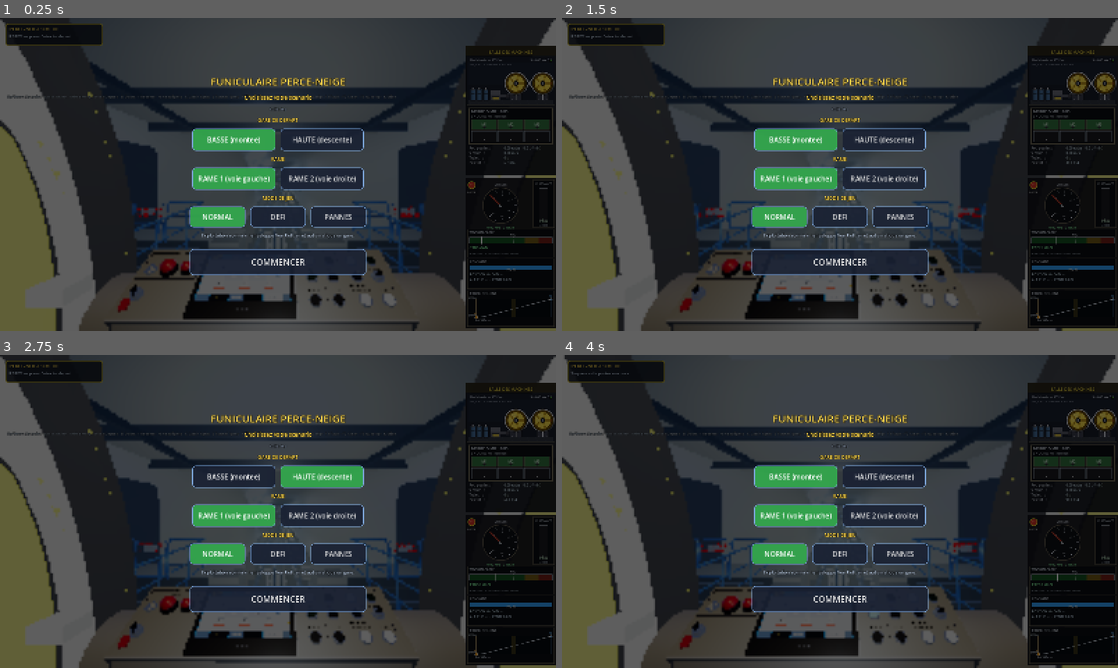
Above: before the commit, frames 1-4 (two rows, left to right).
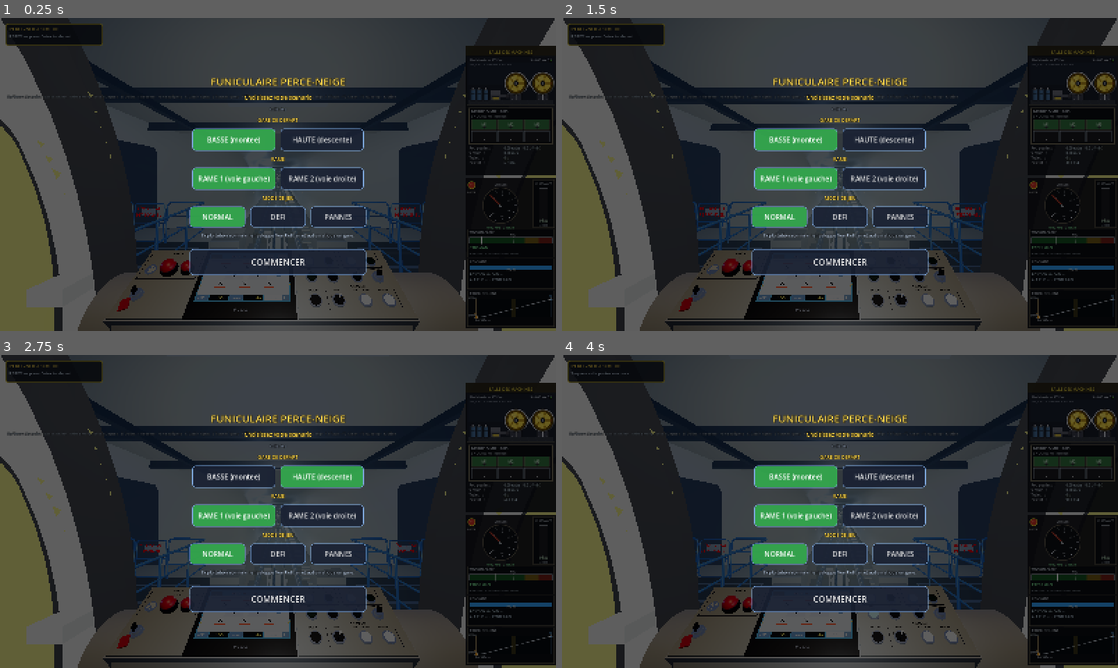
Above: after the commit, the same moments.

Repository: ARP273-ROSE/perce-neige-sim
Game: Godot game, scene res://scenes/main.tscn
Two runs of this game, one before a commit and one after it. Both use one fixed random seed, a clock stepped at 60 frames per second and the inputs below. Sound files missing from this copy of the repository are replaced by a short silence.
Inputs (mouse positions are in pixels of both pictures, inside the frame that each line leads up to):
- Up to frame 1 (0.25 s): no input
- Up to frame 2 (1.5 s): click "NORMAL" at 0.5 s; click "NORMAL" at 1.25 s
- Up to frame 3 (2.75 s): click "BASSE (montee)" at 2 s
- Up to frame 4 (4 s): tap Enter (ready_depart) at 2.75 s; move the mouse to (962, 495) at 2.77 s; hold D 2.78-3.5 s; hold Shift (emergency) 2.78-3.5 s; click (962, 495) at 2.92 s; click "HAUTE (descente)" at 3.5 s

The runs differ from the first frame. In frame 1, 2.5% of the frame differs, in the area x 0-100%, y 0-100%; in frame 2, 2.7%; in frame 3, 2.7%; in frame 4, 2.7%.

Commit message:
v1.18.6 : qualité 3D — effets puis 30 i/s avant toute baisse de résolution, rendu jamais sous 85 % sur PC (FSR 2), cran écrit dans le journal
- PerfManager : nouvel ordre des crans sur PC (SDFGI, brouillard/SSR, MSAA, halo, 30 i/s, puis 85 % en dernier) ;
  PWA inchangée (réglages mesurés sur iPad) ; FSR 2 en Forward+, FSR 1 en Mobile, bilinéaire en OpenGL
- relais {"perf", "perf_max", "perf_txt"} vers le PC → journal de bord « Vue 3D : réglages graphiques n/6 — … »
- manuel FR/EN, README, CHANGELOG ; tests PC 106 ; banc skieur

Diff:
--- a/godot_project/scripts/perf_manager.gd
+++ b/godot_project/scripts/perf_manager.gd
@@ -14,14 +14,21 @@
 ##    quand le pilote le donne. Saccades → on retire un effet ; marge
 ##    durable → on en remet un, sans retenter de sitôt un cran qui a échoué.
 ##
-## Crans (chacun = un état complet, on peut monter et descendre) :
-##   0 tout : SDFGI, brouillard volumétrique, SSR, MSAA (×4), rendu 100 %
+## Crans (chacun = un état complet, on peut monter et descendre).
+## PC (08/10/2026, ARP273-ROSE : « sur le PC du père c'est super pixélisé, on ne
+## peut pas lire les noms des boutons ni les chiffres de l'écran du
+## cockpit ») : la RÉSOLUTION du rendu est le tout dernier recours, et
+## jamais sous 85 % — avant elle, on coupe les effets puis on verrouille la
+## cadence à 30 i/s, lisible :
+##   0 tout : SDFGI, brouillard volumétrique, SSR, MSAA (×4), halo, rendu 100 %
 ##   1 sans SDFGI (éclairage indirect)
 ##   2 + sans brouillard volumétrique ni SSR
-##   3 + sans MSAA, rendu 3D à 85 %
-##   4 rendu à 70 %
-##   5 rendu à 60 %, sans halo (glow)
-##   6 cadence verrouillée à 30 i/s (régulière plutôt que 40-55 en dents de scie)
+##   3 + sans MSAA
+##   4 + sans halo (glow)
+##   5 + cadence verrouillée à 30 i/s (régulière plutôt que 40-55 en dents de scie)
+##   6 + rendu 3D à 85 % (FSR 2 en Forward+, FSR 1 en Mobile, bilinéaire en OpenGL)
+## PWA (réglage mesuré sur iPad, v1.15.37, inchangé) :
+##   3 sans MSAA, rendu 85 % · 4 rendu 70 % · 5 rendu 60 %, sans halo · 6 30 i/s
 ## Le rendu OpenGL (PWA, PC sans Vulkan) n'a ni SDFGI, ni brouillard
 ## volumétrique, ni SSR : il démarre au moins au cran 2.
 ##
@@ -199,19 +206,23 @@
 		_env.volumetric_fog_enabled = cran <= 1
 		_env.ssr_enabled = cran <= 1
 	if _env != null:
-		_env.glow_enabled = cran <= 4
+		_env.glow_enabled = cran <= (4 if _web else 3)
 	cran_courant = cran
 	_appliquer_ips()
 	var vp: Viewport = main.get_viewport() if main != null else null
 	if vp != null:
 		if not _web:
 			vp.msaa_3d = _msaa_origine if cran <= 2 else Viewport.MSAA_DISABLED
-		var echelle: float = [1.0, 1.0, 1.0, 0.85, 0.7, 0.6, 0.6][cran]
-		if _web:
-			echelle = minf(echelle, 0.6)    # réglage mesuré sur iPad (v1.15.37)
+		var echelle: float = _echelle(cran)
 		if echelle < 0.999:
-			vp.scaling_3d_mode = Viewport.SCALING_3D_MODE_FSR if _rd \
-				else Viewport.SCALING_3D_MODE_BILINEAR
+			# FSR 2 (reconstruction temporelle) garde les textes nets ; FSR 1
+			# en Mobile ; bilinéaire en OpenGL
+			if RenderingServer.get_current_rendering_method() == "forward_plus":
+				vp.scaling_3d_mode = Viewport.SCALING_3D_MODE_FSR2
+			elif _rd:
+				vp.scaling_3d_mode = Viewport.SCALING_3D_MODE_FSR
+			else:
+				vp.scaling_3d_mode = Viewport.SCALING_3D_MODE_BILINEAR
 		else:
 			vp.scaling_3d_mode = Viewport.SCALING_3D_MODE_BILINEAR
 		vp.scaling_3d_scale = echelle
@@ -219,13 +230,37 @@
 	_durees.clear()
 	_t_fen = 0.0
 	_bonnes = 0
-	_log("[Perf] cran %d/%d (%s)%s" % [cran, CRAN_MAX, pourquoi,
+	_log("[Perf] cran %d/%d — %s (%s)%s" % [cran, CRAN_MAX, libelle(cran), pourquoi,
 		(" — " + dernier_bilan) if dernier_bilan != "" else ""])
+	# le PC l'écrit dans son journal de bord (« c'est super pixélisé » :
+	# on veut savoir où en est la 3D)
+	if main != null:
+		var sr: Node = main.get("state_receiver") as Node
+		if sr != null and sr.has_method("envoyer"):
+			sr.envoyer({"perf": cran, "perf_max": CRAN_MAX, "perf_txt": "%s (%s)%s" % [
+				libelle(cran), pourquoi, (" — " + dernier_bilan) if dernier_bilan != "" else ""]})
+
+
+## Échelle du rendu 3D au cran `c` : PC jamais sous 85 %, PWA comme mesuré.
+func _echelle(c: int) -> float:
+	if _web:
+		return [1.0, 1.0, 1.0, 0.85, 0.7, 0.6, 0.6][c]
+	return [1.0, 1.0, 1.0, 1.0, 1.0, 1.0, 0.85][c]
+
+
+## Ce que fait le cran `c`, en clair (journal, PC).
+func libelle(c: int) -> String:
+	if _web:
+		return ["tout", "sans éclairage indirect", "sans brouillard ni reflets",
+			"sans anti-crénelage, rendu 85 %", "rendu 70 %", "rendu 60 %, sans halo",
+			"30 i/s"][c]
+	return ["tout", "sans éclairage indirect", "sans brouillard ni reflets",
+		"sans anti-crénelage", "sans halo", "30 i/s", "rendu à 85 %"][c]
 
 
 ## Plafond d'images par seconde : cran 6 (30 i/s) et retrait de la fenêtre.
 func _appliquer_ips() -> void:
-	var ips: int = 30 if cran >= 6 else 0
+	var ips: int = 30 if cran >= (6 if _web else 5) else 0
 	if _retrait == 2:
 		ips = IPS_REDUITE
 	elif _retrait == 1:
@@ -295,7 +330,7 @@
 	var n: int = _durees.size()
 	if n < 10:
 		return
-	var cible_ips: float = 30.0 if cran >= 6 else minf(60.0, machine.get("hz", 60.0))
+	var cible_ips: float = 30.0 if cran >= (6 if _web else 5) else minf(60.0, machine.get("hz", 60.0))
 	var budget: float = 1.0 / cible_ips
 	var tri: PackedFloat32Array = _durees.duplicate()
 	tri.sort()
Not shown, changed: CHANGELOG.md
Not shown, changed: README.md
Not shown, changed: VERSION
Not shown, changed: perce_neige_sim.py
